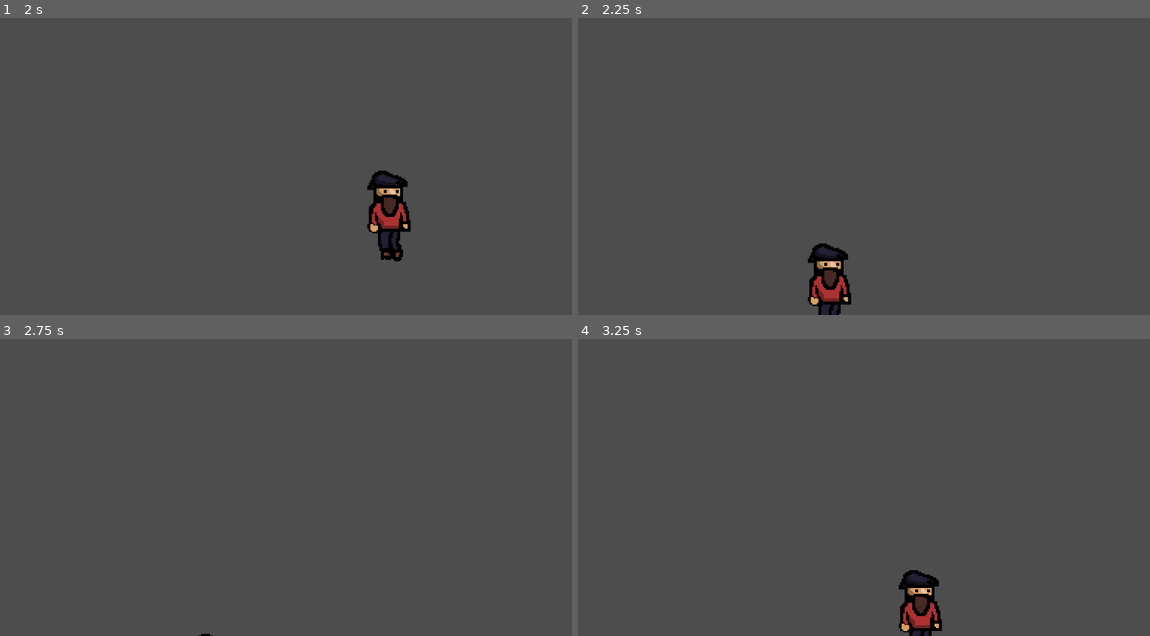
Above: before the commit, frames 1-4 (two rows, left to right).
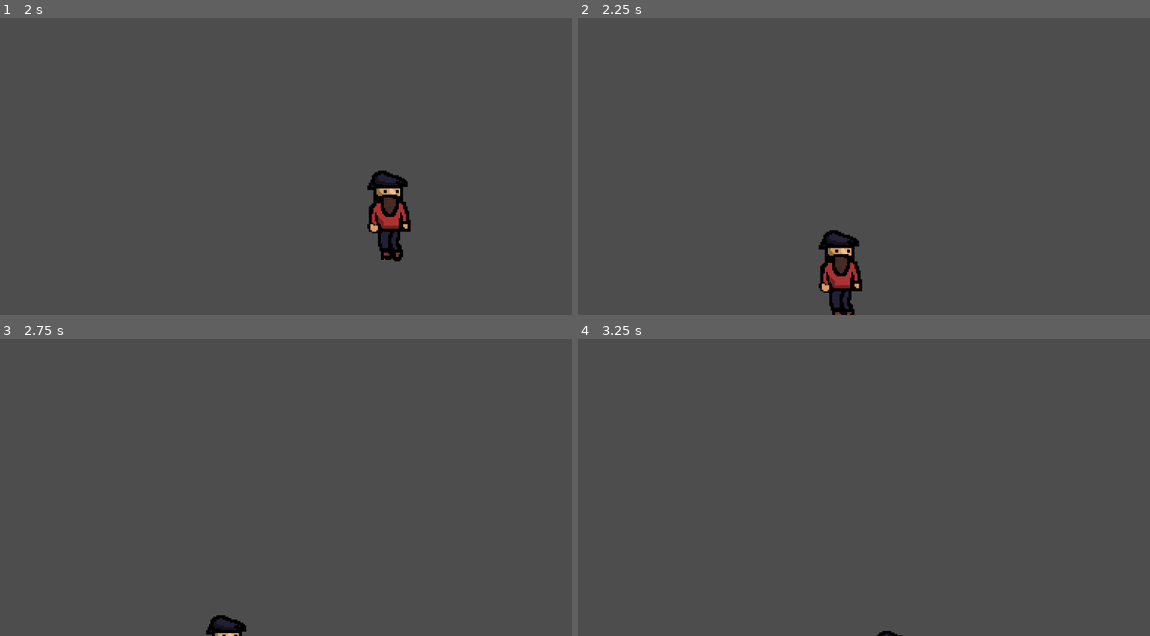
Above: after the commit, the same moments.

Repository: BillIsAwesome1234/ZomieZ
Game: Godot game, scene res://senes/game.tscn
Same seed, same stepped clock (60 frames per second), same inputs: the game is played once before the commit and once after it.
Inputs (mouse positions are in pixels of both pictures, inside the frame that each line leads up to):
- Up to frame 1 (2 s): tap Enter (ui_accept) at 0.5, 0.77, 1.52 s; move the mouse to (411, 136) at 0.52 s; hold Right (ui_right) from 0.53 s (still down); move the mouse to (171, 169) at 1.27 s
- Up to frame 2 (2.25 s): move the mouse to (921, 83) at 2.02 s; release Right (ui_right) at 2.03 s; hold Left (ui_left) from 2.03 s (still down)
- Up to frame 3 (2.75 s): keep holding Left (ui_left)
- Up to frame 4 (3.25 s): move the mouse to (835, 540) at 2.77 s; release Left (ui_left) at 2.78 s; hold Right (ui_right) from 2.78 s (still down); tap Enter (ui_accept) at 3.02 s

Frame 1 is identical in both runs. In frame 2, 1.9% of the frame differs, in the area x 40-50%, y 71-100%; in frame 3, 0.4%; in frame 4, 1.4%.

Commit message:
camera again
cool game better now

Diff:
--- a/scripts/camera_2d.gd
+++ b/scripts/camera_2d.gd
@@ -2,13 +2,23 @@
 
 @export var max_offset := 100.0
 @export var smoothing := 5.0
+@export var deadzone_radius := 50.0
 
 func _process(delta):
 	var screen_center = get_viewport_rect().size * 0.5
 	var mouse_position = get_viewport().get_mouse_position()
-	var offset = mouse_position - screen_center
+	var raw_offset = mouse_position - screen_center
 
-	# Clamp how far the camera can move
+	var offset = Vector2.ZERO
+
+	# Only move camera if outside deadzone
+	if raw_offset.length() > deadzone_radius:
+		# Remove the deadzone portion so movement starts smoothly
+		var direction = raw_offset.normalized()
+		var adjusted_length = raw_offset.length() - deadzone_radius
+		offset = direction * adjusted_length
+
+	# Clamp to max distance
 	offset = offset.limit_length(max_offset)
 
 	# Smooth movement
--- a/senes/player.tscn
+++ b/senes/player.tscn
@@ -66,3 +66,4 @@
 position_smoothing_speed = 10.0
 script = ExtResource("4_6m1vv")
 max_offset = 50.0
+deadzone_radius = 150.0
